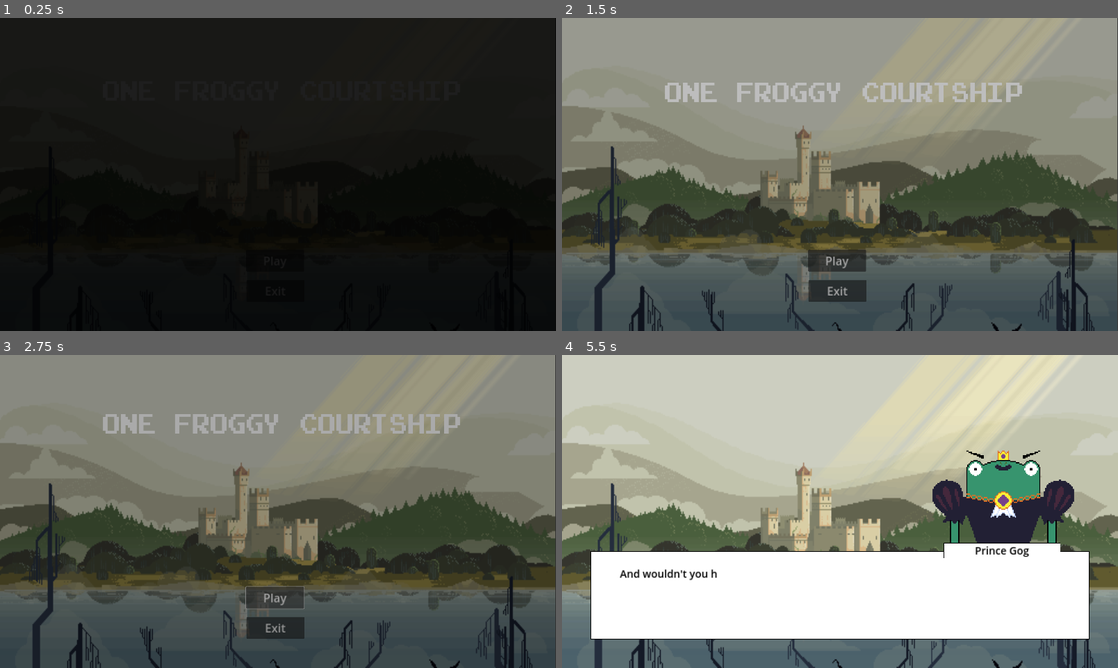
Above: before the commit, frames 1-4 (two rows, left to right).
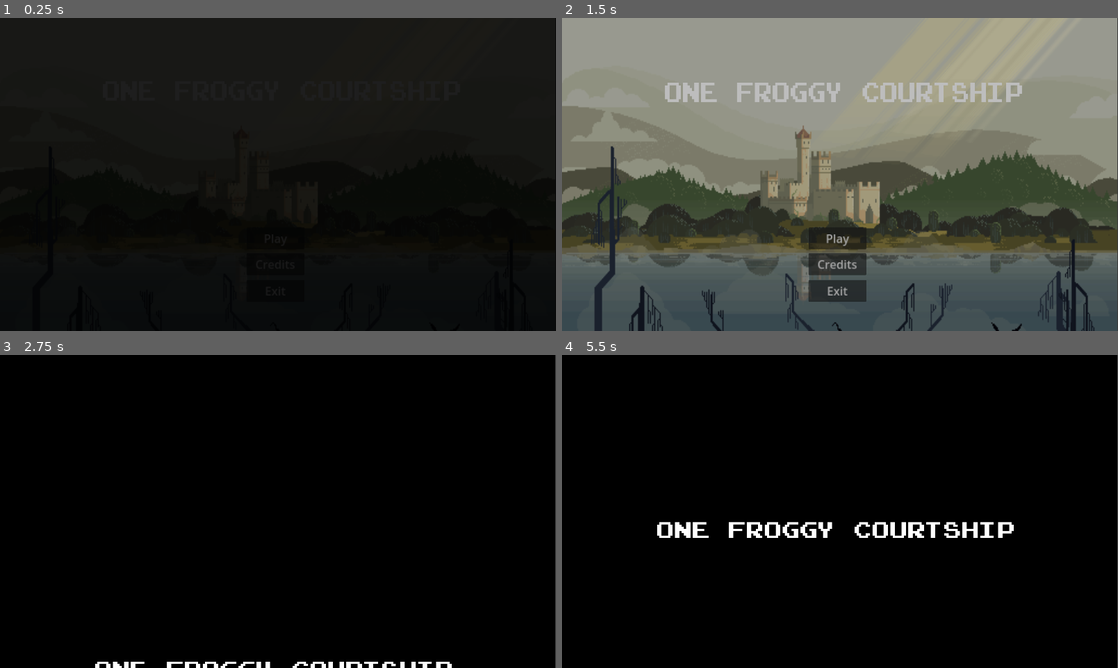
Above: after the commit, the same moments.

Repository: macpheedj/gmtk23
Game: Godot game, scene res://mainmenu.tscn
Two runs of this game, one before a commit and one after it. Both use one fixed random seed, a clock stepped at 60 frames per second and the inputs below.
Inputs (mouse positions are in pixels of both pictures, inside the frame that each line leads up to):
- Up to frame 1 (0.25 s): no input
- Up to frame 2 (1.5 s): click "Play" at 0.5 s; click "Play" at 1.25 s
- Up to frame 3 (2.75 s): click (278, 602) at 2 s, where only the run after the commit has a clickable "Credits"
- Up to frame 4 (5.5 s): click (834, 599) at 2.75 s, where only the run before the commit has a clickable "Play"; tap Enter (text_advance) at 3.5, 3.6, 4.35, 5.1 s; move the mouse to (812, 574) at 3.52 s; move the mouse to (1006, 558) at 4.27 s; move the mouse to (673, 464) at 5.02 s

The runs differ from the first frame. In frame 2, 0.8% of the frame differs, in the area x 44-55%, y 66-83%; in frame 3, 100%, in the area x 0-100%, y 0-100%; in frame 4, 99%.

Commit message:
Added main menu Credit sbutton and mouse hover

Diff:
--- a/mainmenu.gd
+++ b/mainmenu.gd
@@ -11,6 +11,15 @@
 	await get_tree().create_timer(2).timeout
 	get_tree().change_scene_to_file("res://DatingPhase1.tscn")
 
+func _on_play_mouse_entered():
+	$MouseHoverAudio.play()
+
+
+func _on_credits_pressed():
+	get_tree().change_scene_to_file("res://Credits.tscn")
+
+func _on_credits_mouse_entered():
+	$MouseHoverAudio.play()
 
 
 func _on_exit_pressed():
@@ -19,6 +28,8 @@
 	await get_tree().create_timer(2).timeout
 	get_tree().quit()
 
+func _on_exit_mouse_entered():
+	$MouseHoverAudio.play()
 
 
 func _on_title_float_animation_finished(_anim_name):
--- a/mainmenu.tscn
+++ b/mainmenu.tscn
@@ -1,10 +1,11 @@
-[gd_scene load_steps=12 format=3 uid="uid://b2xq2jebor1dg"]
+[gd_scene load_steps=13 format=3 uid="uid://b2xq2jebor1dg"]
 
 [ext_resource type="Script" path="res://mainmenu.gd" id="1_rwybm"]
 [ext_resource type="Texture2D" uid="uid://dgqgmxhmq3heh" path="res://Assets/Background-3.png" id="2_56mxv"]
 [ext_resource type="Texture2D" uid="uid://bmdegv2rjq7j2" path="res://Assets/TitleText.png" id="3_4eo46"]
 [ext_resource type="AudioStream" uid="uid://bte7sxjd6b4nq" path="res://Assets/Menu Select.wav" id="4_xrb50"]
 [ext_resource type="AudioStream" uid="uid://2ktbmviy582b" path="res://Assets/MainThemeFinal.mp3" id="5_l162h"]
+[ext_resource type="AudioStream" uid="uid://dbumt5gxgymp6" path="res://Assets/Dossier Select.wav" id="5_r8ykm"]
 
 [sub_resource type="Animation" id="Animation_yml0d"]
 resource_name = "Fade_In"
@@ -114,12 +115,20 @@
 
 [node name="Play" type="Button" parent="BG"]
 layout_mode = 0
-offset_left = 850.0
-offset_top = 800.0
-offset_right = 1050.0
-offset_bottom = 875.0
+offset_left = 852.0
+offset_top = 723.0
+offset_right = 1052.0
+offset_bottom = 798.0
 theme_override_font_sizes/font_size = 40
 text = "Play"
+
+[node name="Credits" type="Button" parent="BG"]
+offset_left = 851.0
+offset_top = 812.0
+offset_right = 1051.0
+offset_bottom = 887.0
+theme_override_font_sizes/font_size = 40
+text = "Credits"
 
 [node name="Exit" type="Button" parent="BG"]
 layout_mode = 0
@@ -142,6 +151,9 @@
 stream = ExtResource("4_xrb50")
 volume_db = 20.0
 
+[node name="MouseHoverAudio" type="AudioStreamPlayer" parent="."]
+stream = ExtResource("5_r8ykm")
+
 [node name="Main Theme" type="AudioStreamPlayer" parent="."]
 stream = ExtResource("5_l162h")
 autoplay = true
@@ -149,6 +161,7 @@
 [node name="Timer" type="Timer" parent="."]
 
 [node name="Fade" type="ColorRect" parent="."]
+visible = false
 layout_mode = 0
 offset_right = 40.0
 offset_bottom = 40.0
@@ -170,7 +183,11 @@
 "": SubResource("AnimationLibrary_k11sc")
 }
 
+[connection signal="mouse_entered" from="BG/Play" to="." method="_on_play_mouse_entered"]
 [connection signal="pressed" from="BG/Play" to="." method="_on_play_pressed"]
+[connection signal="mouse_entered" from="BG/Credits" to="." method="_on_credits_mouse_entered"]
+[connection signal="pressed" from="BG/Credits" to="." method="_on_credits_pressed"]
+[connection signal="mouse_entered" from="BG/Exit" to="." method="_on_exit_mouse_entered"]
 [connection signal="pressed" from="BG/Exit" to="." method="_on_exit_pressed"]
 [connection signal="timeout" from="Timer" to="." method="_on_timer_timeout"]
 [connection signal="animation_finished" from="TitleFloat" to="." method="_on_title_float_animation_finished"]
